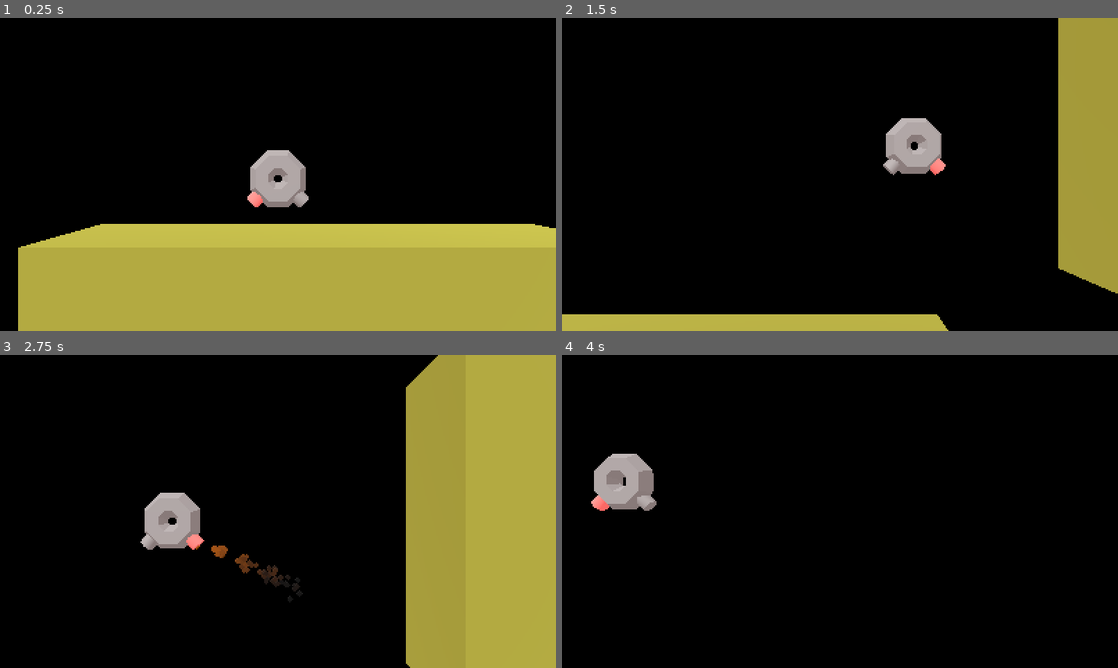
Above: before the commit, frames 1-4 (two rows, left to right).
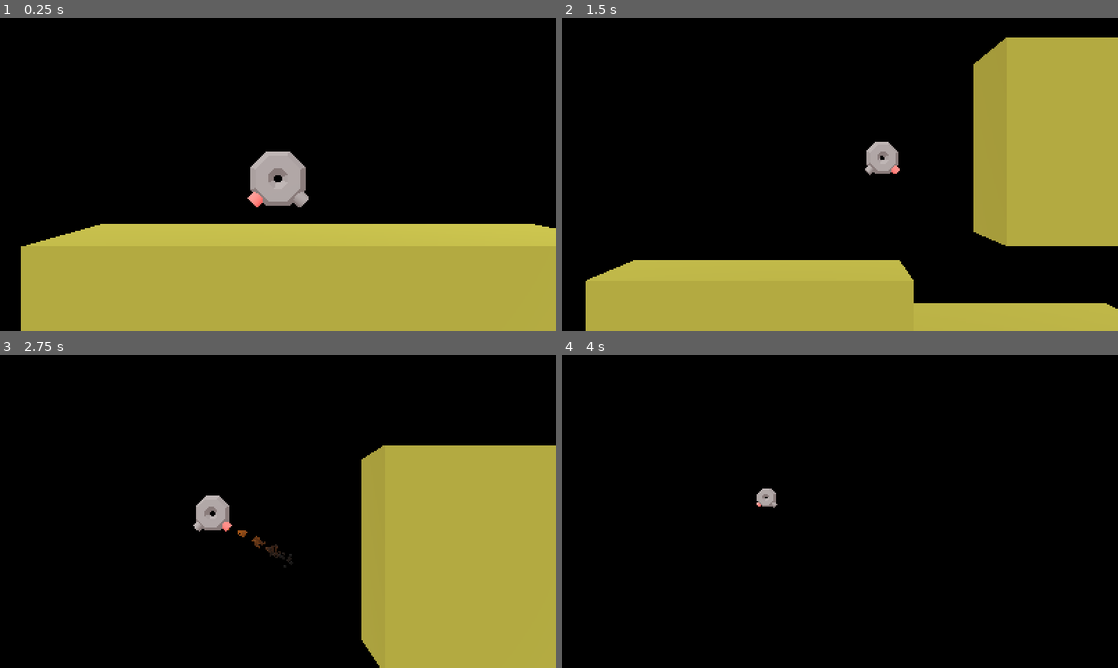
Above: after the commit, the same moments.

Repository: zommerfelds/hover-craft-gmtk-2026
Game: Godot game, scene res://main_scene.tscn
Same seed, same stepped clock (60 frames per second), same inputs: the game is played once before the commit and once after it.
Inputs:
- Up to frame 1 (0.25 s): no input
- Up to frame 2 (1.5 s): hold Space (thrust) 0.53-1.28 s
- Up to frame 3 (2.75 s): hold Space (thrust) from 2.03 s (still down)
- Up to frame 4 (4 s): release Space (thrust) at 3.53 s

The runs differ from the first frame. In frame 1, 0.2% of the frame differs, in the area x 3-52%, y 42-100%; in frame 2, 27%, in the area x 0-100%, y 0-100%; in frame 3, 16%; in frame 4, 1.9%.

Commit message:
camera zooming and no friction

Diff:
--- a/camera.gd
+++ b/camera.gd
@@ -22,3 +22,4 @@
 
 	position.x += velocity.x * delta
 	position.y += velocity.y * delta
+	position.z = position.z * 0.9 + (target.z + velocity.length() * 0.5) * 0.1
--- a/main_scene.tscn
+++ b/main_scene.tscn
@@ -2,6 +2,9 @@
 
 [ext_resource type="Script" uid="uid://cxem5s83l4jfs" path="res://player.gd" id="1_0f027"]
 [ext_resource type="Script" uid="uid://562k1573ksec" path="res://camera.gd" id="1_2c62f"]
+
+[sub_resource type="PhysicsMaterial" id="PhysicsMaterial_2c62f"]
+friction = 0.0
 
 [sub_resource type="BoxShape3D" id="BoxShape3D_t18f2"]
 size = Vector3(1.363, 1.313, 1)
@@ -54,6 +57,7 @@
 axis_lock_angular_x = true
 axis_lock_angular_y = true
 axis_lock_angular_z = true
+physics_material_override = SubResource("PhysicsMaterial_2c62f")
 script = ExtResource("1_0f027")
 
 [node name="PlayerVisual" type="CSGCombiner3D" parent="Player" unique_id=1783345853]
